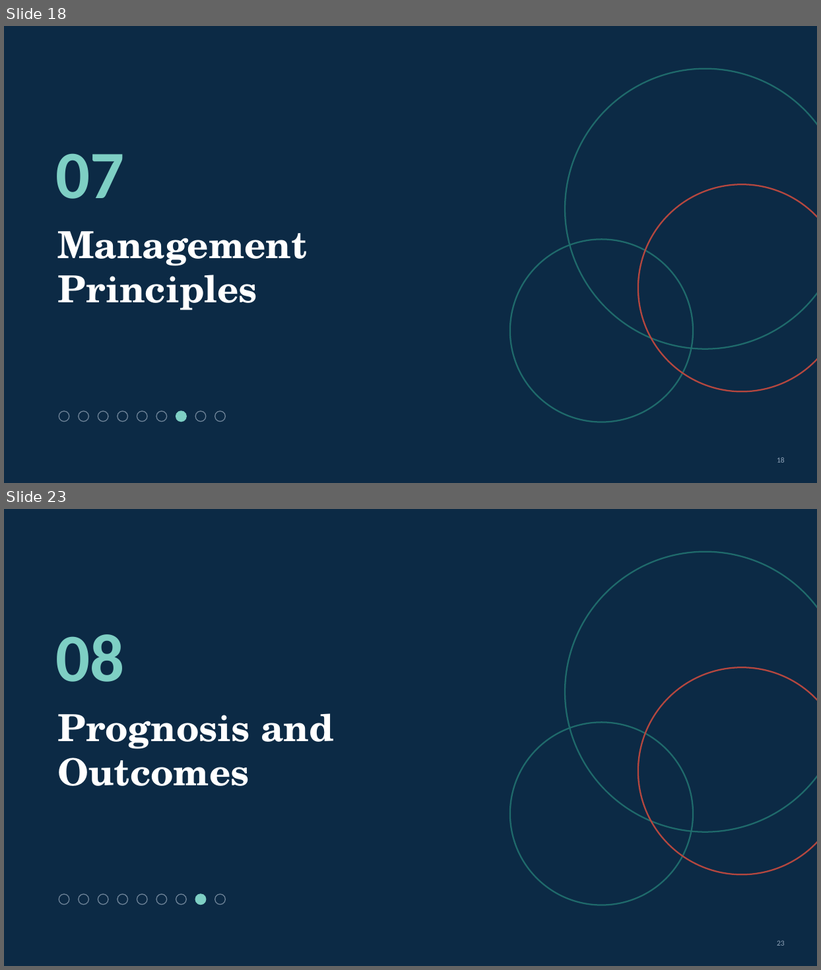
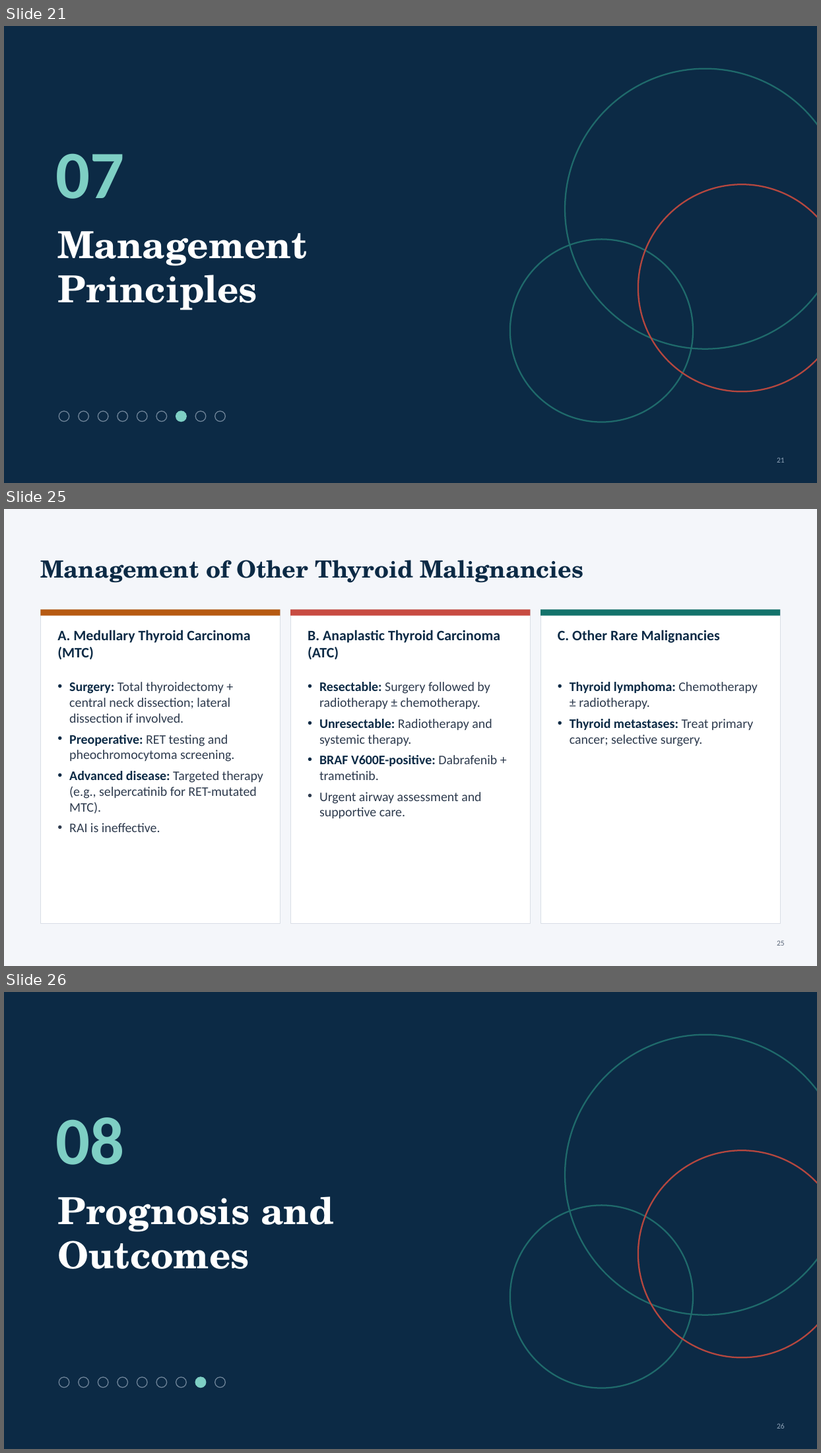
Before and after one commit to Anmo0/Claude-Code-Cloud-, a slide deck: thyroid-seminar/Thyroid_Tumors_Seminar.pptx. Shown one above the other, each under a label of ours: slides 18 and 23 before the commit, slides 21, 25 and 26 after it; the slides between them are not shown. The pictures are 821x970 and 821x1453 pixels, drawn with LibreOffice and Linux fonts; fonts in the diff are those of the drawing. Boxes give left, top, right and bottom in pixels: in the first picture for what was removed or moved away, otherwise in the second. Text is boxed around its words. In the diff, an @@ line names an element or a change of style, - is before the commit and + after.

```diff
--- a/thyroid-seminar/Thyroid_Tumors_Seminar.pptx
+++ b/thyroid-seminar/Thyroid_Tumors_Seminar.pptx
@@ slide 25 added at (x1=4, y1=509, x2=817, y2=966), background #F4F6FA @@
@@ title added at (x1=40, y1=560, x2=584, y2=583), 28 pt, text #0C2A45, bold @@
+Management of Other Thyroid Malignancies
@@ rectangle added at (x1=40, y1=609, x2=281, y2=923), fill #FFFFFF, outline #D9DEE6 0.75 pt @@
@@ rectangle added at (x1=40, y1=609, x2=281, y2=616), fill #B65A12 @@
@@ rectangle added at (x1=290, y1=609, x2=531, y2=923), fill #FFFFFF, outline #D9DEE6 0.75 pt @@
@@ rectangle added at (x1=290, y1=609, x2=531, y2=616), fill #C84B41 @@
@@ rectangle added at (x1=541, y1=609, x2=781, y2=923), fill #FFFFFF, outline #D9DEE6 0.75 pt @@
@@ rectangle added at (x1=541, y1=609, x2=781, y2=616), fill #13736B @@
@@ text added at (x1=57, y1=630, x2=250, y2=659), 17 pt, text #0C2A45, bold @@
+A. Medullary Thyroid Carcinoma (MTC)
@@ text added at (x1=308, y1=630, x2=500, y2=659), 17 pt, text #0C2A45, bold @@
+B. Anaplastic Thyroid Carcinoma (ATC)
@@ text added at (x1=558, y1=630, x2=720, y2=643), 17 pt, text #0C2A45, bold @@
+C. Other Rare Malignancies
@@ text added at (x1=69, y1=682, x2=263, y2=832), 15.5 pt, text #2E3B4E @@
+• Surgery: Total thyroidectomy + central neck dissection; lateral dissection if involved.
+• Preoperative: RET testing and pheochromocytoma screening.
+• Advanced disease: Targeted therapy (e.g., selpercatinib for RET-mutated MTC).
+• RAI is ineffective.
@@ text added at (x1=319, y1=682, x2=497, y2=819), 15.5 pt, text #2E3B4E @@
+• Resectable: Surgery followed by radiotherapy ± chemotherapy.
+• Unresectable: Radiotherapy and systemic therapy.
+• BRAF V600E-positive: Dabrafenib + trametinib.
+• Urgent airway assessment and supportive care.
@@ text added at (x1=570, y1=682, x2=758, y2=747), 15.5 pt, text #2E3B4E @@
+• Thyroid lymphoma: Chemotherapy ± radiotherapy.
+• Thyroid metastases: Treat primary cancer; selective surgery.
@@ page number added at (x1=777, y1=941, x2=785, y2=946), 9 pt, text #5A6678 @@
+25
@@ what was slide 18 is now slide 21 @@
@@ page number at (x1=777, y1=458, x2=785, y2=463): text changed @@
-18
+21
@@ what was slide 23 is now slide 26 @@
@@ page number at (x1=777, y1=1424, x2=785, y2=1429): text changed @@
-23
+26
```
Also in this commit, not shown: 2 slides changed, 16 other slides added, 13 slides removed, 11 other files.
